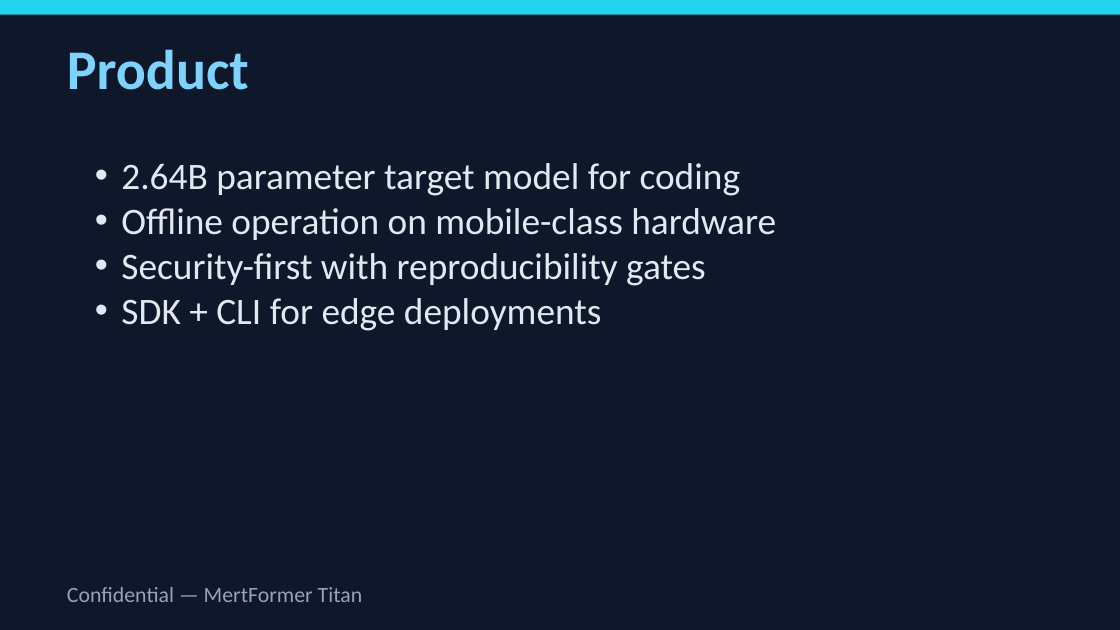
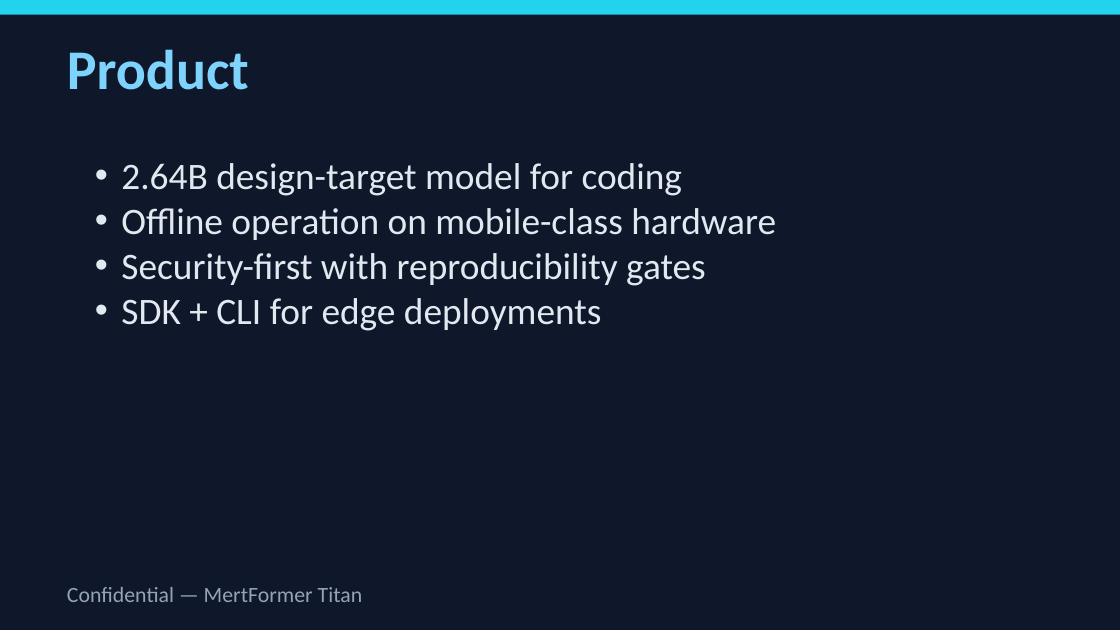
Before and after one commit to latentcore/mertformer-titan-core, a slide deck: slide 4 of reports/investor_deck.pptx. Drawn at 1120x630 pixels with LibreOffice and Linux fonts; fonts in the diff are those of the drawing. Boxes give left, top, right and bottom in pixels: in the first picture for what was removed or moved away, otherwise in the second. Text is boxed around its words. In the diff, an @@ line names an element or a change of style, - is before the commit and + after.

```diff
--- a/reports/investor_deck.pptx
+++ b/reports/investor_deck.pptx
@@ text at [121,163,683,196]: text changed @@
-• 2.64B parameter target model for coding
+• 2.64B design-target model for coding
```
Also in this commit, not shown: 2 other slides changed, 42 other files.
